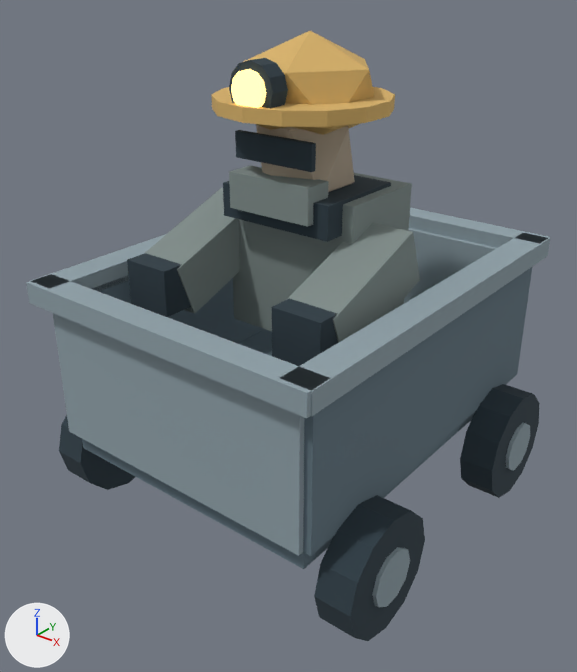
A saved change to the glTF model public/game/models/miner-cart.glb.
Before and after are seen from a 50 mm camera at (1.98, -2.61, 2.42) aimed at (0.0, -0.13, 0.89). Arrows for +X, +Y and +Z are at lower left; the lights stay in place. The older version comes first. Where no turn or scale is listed for an object, it has been applied to the vertices.

In view in the first picture: 'Cart end', 'Cart end.001', 'Cart floor', 'Cart rim', 'Cart rim.001', 'Cart rim.002', 'Cart rim.003', 'Cart side', 'Cart side.001', 'Headlamp lens', 'Helmet brim', 'Helmet crown', 'Miner torso', 'Scarf', 'Sleeve', 'Sleeve.001', 'Wheel hub.002', 'Wheel hub.003', 'Wheel.002', 'Wheel.003' and 7 more.
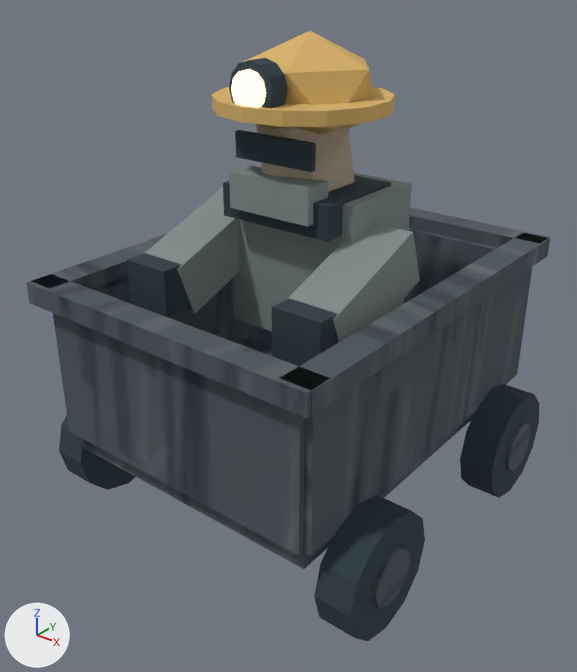
Location of each change, [x1, y1, x2, y2] in pixels of the pictures (577 x 672 px):
'Cart end', surface changed (darker)
    both: [53, 313, 304, 556]
'Cart side.001', surface changed
    both: [303, 267, 532, 556]
'Cart rim.002', surface changed (darker)
    both: [26, 275, 330, 418]
'Cart rim.001', surface changed (darker)
    both: [280, 233, 550, 416]
'Cart floor', surface changed
    both: [82, 329, 475, 569]
'Cart end.001', surface changed (darker)
    both: [404, 228, 497, 303]
'Cart side', surface changed
    both: [92, 275, 265, 343]
'Cart rim.003', surface changed (darker)
    both: [409, 208, 550, 255]
'Cart rim', surface changed (darker)
    both: [31, 234, 166, 291]
'Wheel hub.002', surface changed (grey to black)
    both: [372, 547, 410, 607]
'Headlamp lens', recoloured, surface changed
    both: [231, 69, 266, 108]
'Wheel hub.003', surface changed (grey to black)
    both: [506, 422, 530, 471]

The change, as a list of edits to the scene's bpy script:
```text
Add img_iron:
    img_iron = load_image('iron', '_unpacked/iron', 512, 512, 'sRGB')
Change mat_rim___slate:
    remove mat_rim___slate.base_color = (0.28, 0.36, 0.4)  # grey #90a2aa
    add mat_rim___slate.texture = img_iron
Change mat_iron___charcoal:
    remove mat_iron___charcoal.base_color = (0.13, 0.19, 0.23)  # greyish blue #657984
    add mat_iron___charcoal.texture = img_iron
Change mat_lamp___emissive:
    mat_lamp___emissive.emission_color: (1.0, 0.663, 0.224) -> (0.96, 0.864, 0.624)  # beige #ffd582 -> beige #faefcf
    mat_lamp___emissive.emission_strength: 1.96 -> 1.0
```
